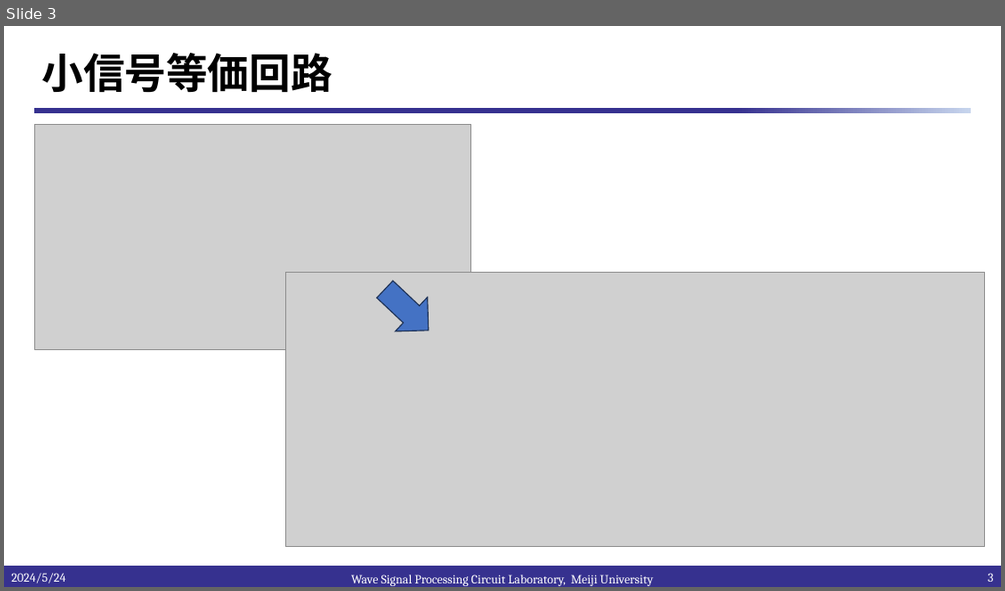
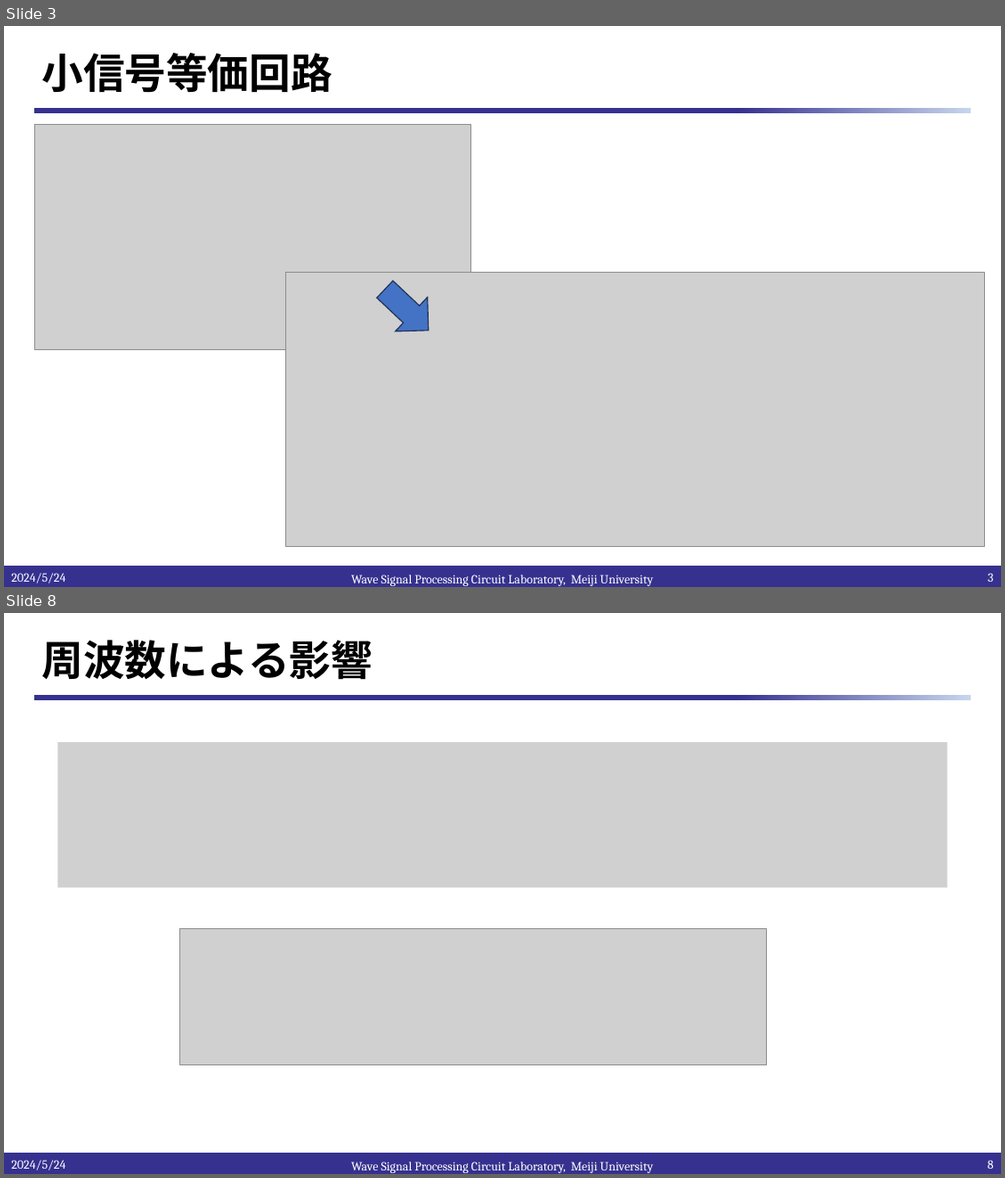
Before and after one commit to kjm-desktop10400/reserch, a slide deck: IHP_2024/20240524/2段構成TIAの検討.pptx. Shown one above the other, each under a label of ours: slide 3 before the commit, slides 3 and 8 after it; the slides between them are not shown. The pictures are 1005x591 and 1005x1178 pixels, drawn with LibreOffice and Linux fonts; fonts in the diff are those of the drawing; grey boxes stand for pictures; background and template pictures are left out. Boxes give left, top, right and bottom in pixels: in the first picture for what was removed or moved away, otherwise in the second. Text is boxed around its words. In the diff, an @@ line names an element or a change of style, - is before the commit and + after.

```diff
--- a/IHP_2024/20240524/2段構成TIAの検討.pptx
+++ b/IHP_2024/20240524/2段構成TIAの検討.pptx
@@ slide 8 added at (x1=4, y1=613, x2=1001, y2=1174), background #FFFFFF; not listed: 2 template elements that a slide beside it also shows @@
@@ title added at (x1=41, y1=640, x2=372, y2=680), 40 pt, text #000000, bold @@
+周波数による影響
@@ picture added at (x1=57, y1=742, x2=947, y2=887) @@
@@ picture added at (x1=179, y1=929, x2=766, y2=1065) @@
@@ text added at (x1=11, y1=1159, x2=65, y2=1170), 12 pt, text #FFFFFF @@
+2024/5/24
@@ text added at (x1=351, y1=1161, x2=654, y2=1173), 12 pt, text #FFFFFF @@
+Wave Signal Processing Circuit Laboratory, Meiji University
@@ page number added at (x1=987, y1=1159, x2=994, y2=1168), 12 pt, text #FFFFFF @@
+8
```
Also in this commit, not shown: 2 slides changed, 1 other slide added, 1 other file.
